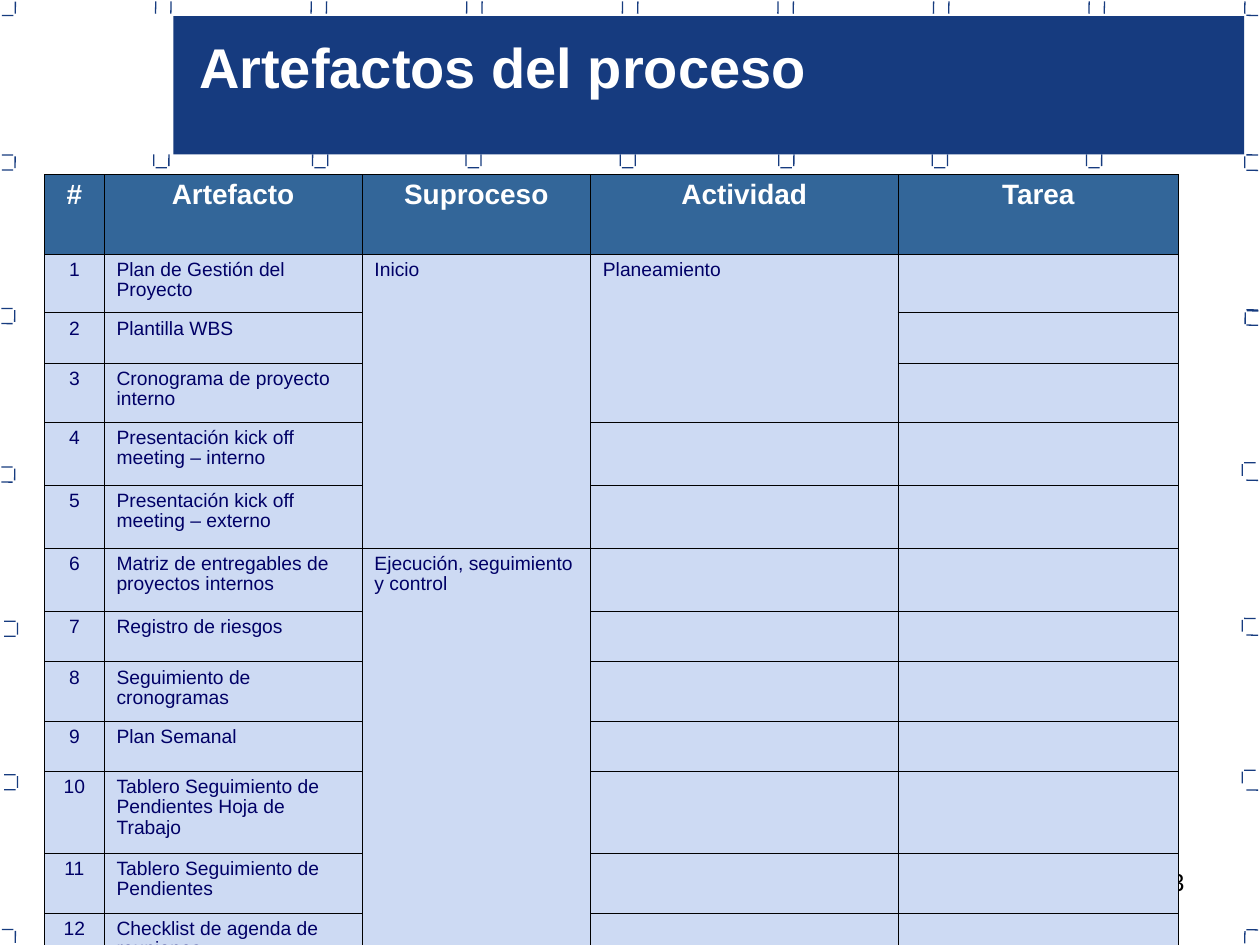
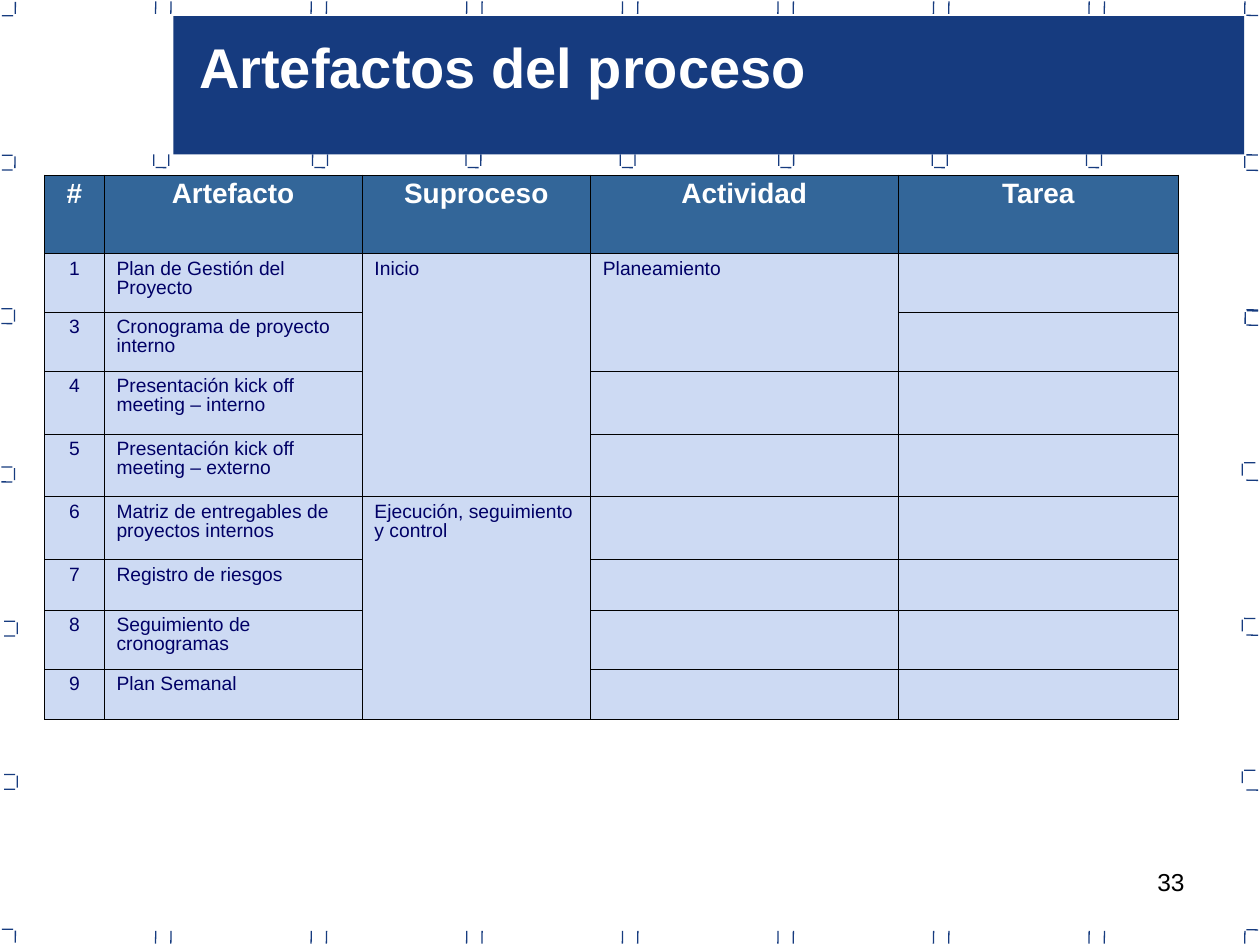
Before and after one commit to jcbv/WilsonStore, a slide deck: slide 33 of Documentacion/Area PP_PMC/Proceso de gestion de proyectos PP-PMC.ppt. Drawn at 1260x945 pixels with LibreOffice and Linux fonts; fonts in the diff are those of the drawing. Boxes give left, top, right and bottom in pixels: in the first picture for what was removed or moved away, otherwise in the second. Text is boxed around its words. In the diff, an @@ line names an element or a change of style, - is before the commit and + after.

```diff
--- a/Documentacion/Area PP_PMC/Proceso de gestion de proyectos PP-PMC.ppt
+++ b/Documentacion/Area PP_PMC/Proceso de gestion de proyectos PP-PMC.ppt
@@ table at box(44, 175, 1178, 698) @@
-row 3: 2 | Plantilla WBS |  |  | 
-row 11: 10 | Tablero Seguimiento de Pendientes Hoja de Trabajo |  |  | 
-row 12: 11 | Tablero Seguimiento de Pendientes |  |  | 
-row 13: 12 | Checklist de agenda de reuniones |  |  | 
@@ page number rewrapped from box(1157, 871, 1184, 896) to box(1157, 874, 1184, 892) @@
```
Also in this commit, not shown: 31 other slides changed.
